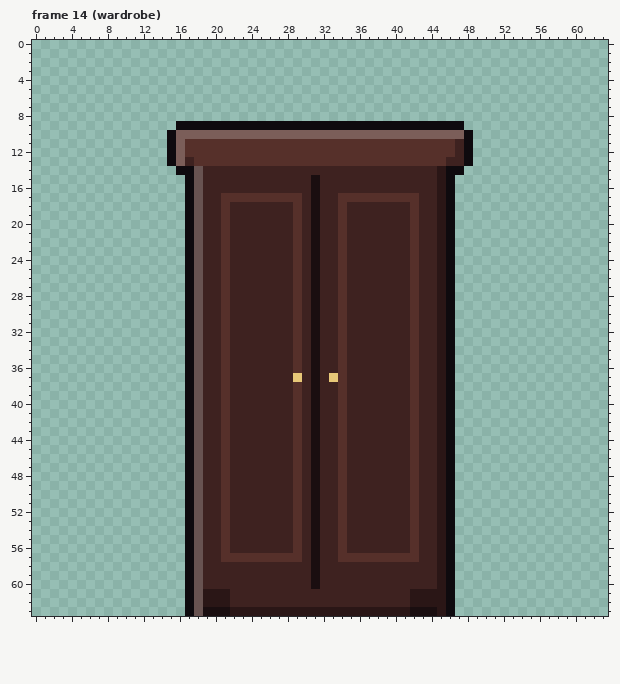
One commit to this pixel-art file: art/xsa_cm.aseprite. The first picture shows the starting point.
64x64 pixels, 35 frames. Pixels under 10% opacity are left out. Colours within 5 levels of each other are drawn and written as one. Shown: frame 14 (wardrobe). The commit also changed other frames, which this record leaves out.
And afterwards:
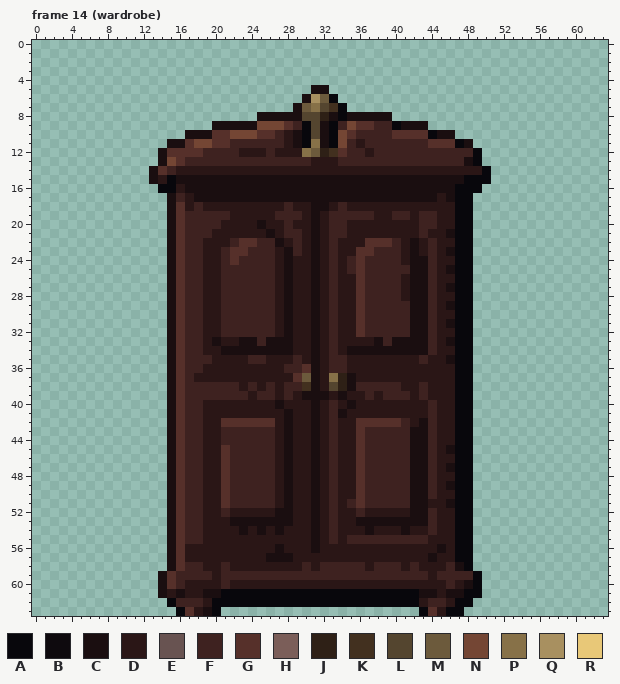
Palette (. is transparent): A #08070c  B #0e0a0e  C #1a0e10  D #2a1616  E #685351  F #3e2220  G #56302a  H #7b5e59  J #2e2016  K #42301f  L #54452f  M #6c5a3c  N #744634  P #877148  Q #a89060  R #e8c878
Diff:
Changed rows in their new state; - is an unchanged pixel.
Frame 14 (wardrobe):
first column x 13:
 5 ------------------CC------------------
 6 -----------------CQMA-----------------
 7 ----------------CMPLKA----------------
 8 ------------CCCCCLLJCACCCCC-----------
 9 ---....CCCCCNNNGFALCAFNGGFFACCC....---
10 --..CCCGGNNNGGFDCALCANGFFFFGGGGACC..--
11 --CC-NN--FFFFFFDCAPCANFDFFFFFFF---AC--
12 -CGG--FFFFDDDFDDDPMJK-FFDFFFFFFFFF-FA-
13 -CNG-FFFFFFFFFFFFFDDDFFFFFFFFFFFF--CA-
14 CGFDDDDDDDDDDDDDDDDDDDDDDDDDDDDD-DDDDA
15 CDACCCCCCCCCCCCCCC-CCCCCCCCCCCCCCCCAAA
16 -AADCCCCCCCCCCCCCC-CCCCCCCCCCCCCCCAAA-
17 --CFDCCCCCCCCCCCCC-CCCCCCCCCCCCC-CAA--
18 --CGDFDDDDDDDDD-DD-CDFDDDDDDDDDD-DAA--
19 --CGFF--FDDDDD--FD-D-F---DD--D---DAA--
20 --CGFF--DDDDCDD-DD-D-FDDDDDDDD---DAA--
21 --CGFF-DDDDDDCD-FD-D-FDDDDDDDD-D-CAA--
22 --CGFFDDD-GG--CDFD-D-DDDGGG-DCD--DAA--
23 --CGFFDDFGG---DCFD-D-DDGG---DCD--CAA--
24 --CGFFDDFG----DCDD-D-D-G----DCC--DAA--
25 --CGFFDDF-----DCDD-D-D-G-----CC--CAA--
26 --CGFFDDF-----DCDD-D-DDG----DCC--DAA--
27 --CGFFDDF-----DCDD-D-DDG----DCC--CAA--
28 --CGFFDDF-----DCDD-D-DDG----DCC--DAA--
29 --CGFFDDF-----DCDD-D-DDG-----CC--CAA--
30 --CGFFDDF-----DCDD-D-DDG-----CC--DAA--
31 --CGFFDDF-----DCDD-D-DDG-----CC--CAA--
32 --CGFFDDF-----DCDD-D-DDG-----CC--DAA--
33 --CGFFDCDDCC-CCCDD-D-DDDDC-CCCC--CAA--
34 --CGFFDDCCCCCCCCDD-D-DCCCCCCCCC--DAA--
35 --CGFF-DDDD--DDDFD-D-FDDDDDDDD-D-CAA--
36 --CGFFDDDDDDDDD-FG-D-FDDDDDDDDDD-DAA--
37 --CGFDDDDDDDDDDDGM-DPJCDDDDDDDDD-DAA--
38 --CGFF--F-D-D-D-FK-DLJC-----DD-D-DAA--
39 --CGFF--F--D--D-DC-CDCDD-D---D-D-DAA--
40 --CGFFDDDDDDDDCDDD-D-DCDDDDDDDD--DAA--
41 --CGFFDDDDDDDDDCDD-D-CDDDDDDDDD--DAA--
42 --CGFFDD-GGGGGDCDD-D-DDGGGGG-DC--DAA--
43 --CGFFDDF-----DCDD-D-DDG-----CC--DAA--
44 --CGFFDDF-----DCDD-D-DDG-----CC--DAA--
45 --CGFFDD------DCDD-D-DDG-----CC--CAA--
46 --CGFFDD------DCDD-D-DDG-----CC--DAA--
47 --CGFFDD------DCDD-D-DDG-----CC--CAA--
48 --CGFFDD------DCDD-D-DDG-----CC--DAA--
49 --CGFFDD------DCDD-D-DDG-----CC--CAA--
50 --CGFFDD------DCDD-D-DDG-----CC--DAA--
51 --CGFFDD------DCDD-D-D-G-----CCD-CAA--
52 --CGFFDDFDDDDDCCDD-D-DD-DDDDDCC--DAA--
53 --CGFFDDDCCCCCCCDD-D-DDCCCCCCCC--DAA--
54 --CGFFDDDDCDCDCDDD-D-DDDCDDDCDD--DAA--
55 --CGFFDDDDDDDDDDDD-D-D-------F-D-DAA--
56 --CGDDDDDDDDDDCDDD-DDDDDDDDDDDDDCDAA--
57 --CGDDDDDDDDDCCCDDDDDDDDDDDDDDDC-DAA--
58 --CGFFDD-DDDDDDDD-D-----D---D-DD-FCA--
59 -CGFFF-D----------F------------DFFFFA-
60 -CGFDDDD-DDDDDDDDDDDDDDDDDDDDDDD-FDCA-
61 -CDCDDCCAAAAAAAAAAAAAAAAAAAAAACC-CCAA-
62 --AFFF-AAAAAAAAAAAAAAAAAAAAAAA-FFDAA--
63 ---AGD-A......................AG-AA---
Changed places in both pictures, as pixel boxes (x1, y1, x2, y2):
changed: (149, 85, 491, 616)
